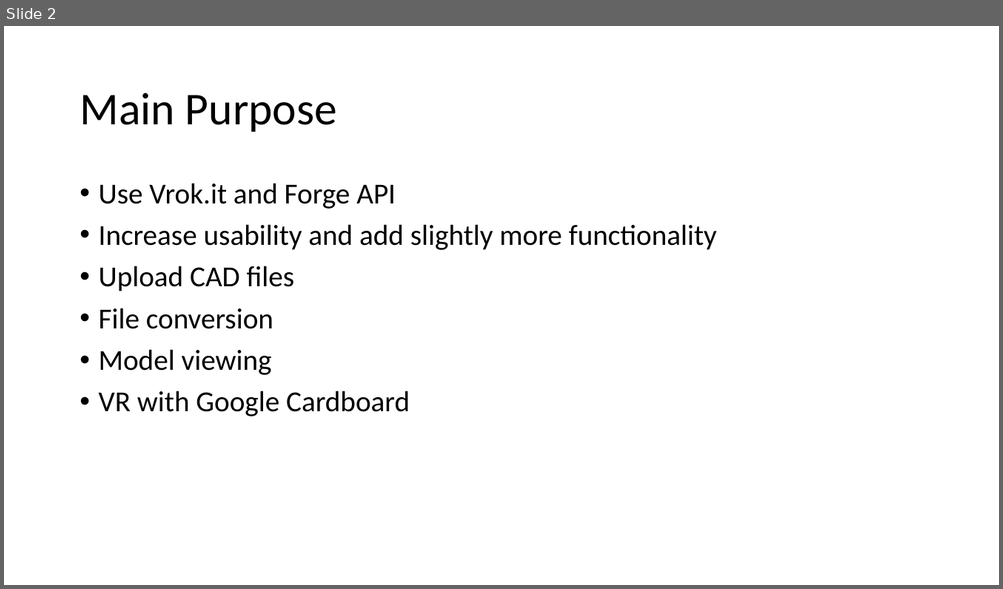
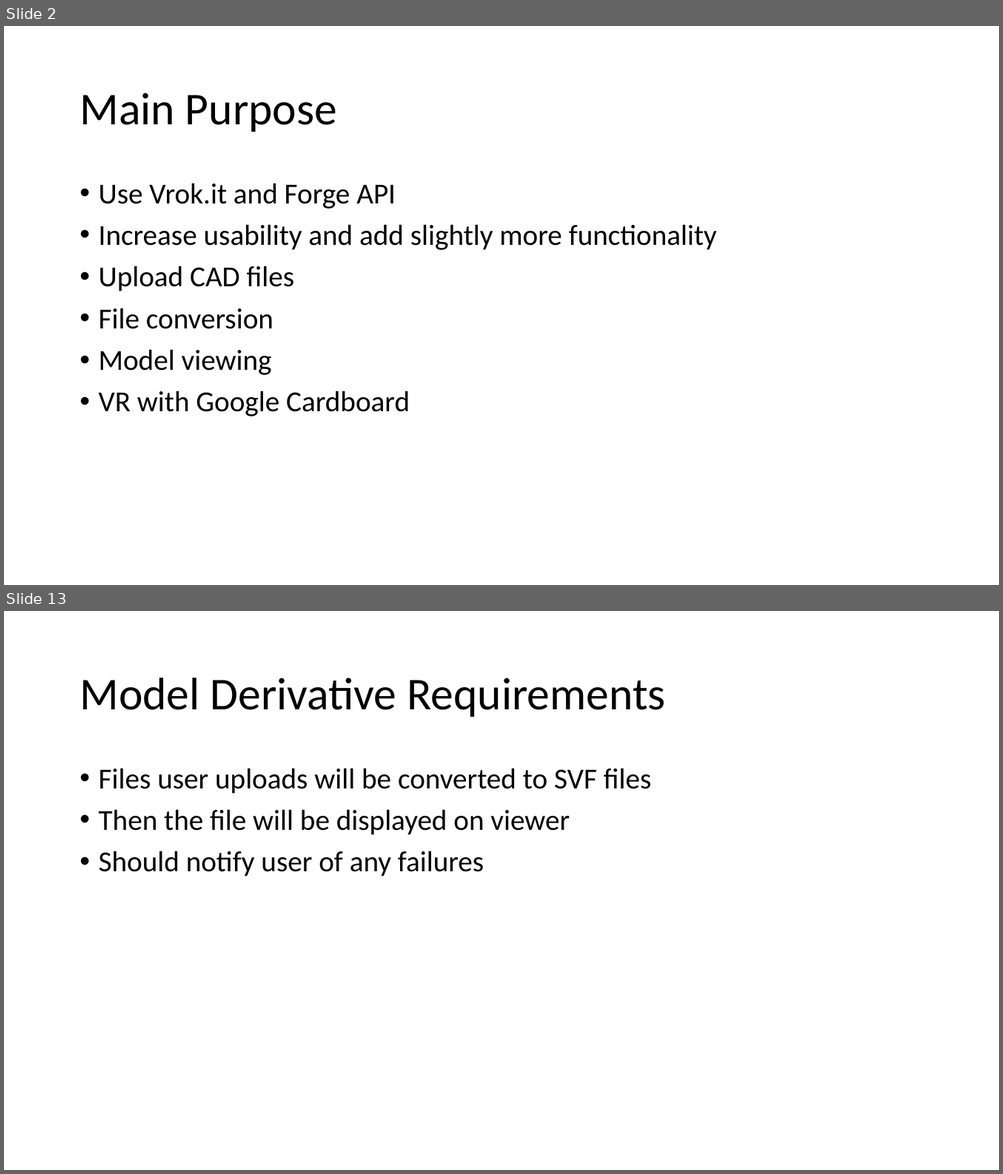
Before and after one commit to gonsalvg/Capstone-Forge-App, a slide deck: Progress Report/Progress report.pptx. Shown one above the other, each under a label of ours: slide 2 before the commit, slides 2 and 13 after it; the slides between them are not shown. The pictures are 1003x589 and 1003x1174 pixels, drawn with LibreOffice and Linux fonts; fonts in the diff are those of the drawing. Boxes give left, top, right and bottom in pixels: in the first picture for what was removed or moved away, otherwise in the second. Text is boxed around its words. In the diff, an @@ line names an element or a change of style, - is before the commit and + after.

```diff
--- a/Progress Report/Progress report.pptx
+++ b/Progress Report/Progress report.pptx
@@ slide 13 added at (4, 611, 999, 1170), background #FFFFFF @@
@@ title added at (79, 678, 666, 717), 44 pt, text #000000 @@
+Model Derivative Requirements
@@ text added at (99, 768, 651, 877), 28 pt, text #000000 @@
+• Files user uploads will be converted to SVF files
+• Then the file will be displayed on viewer
+• Should notify user of any failures
```
Also in this commit, not shown: 1 slide changed, 31 other slides added.
